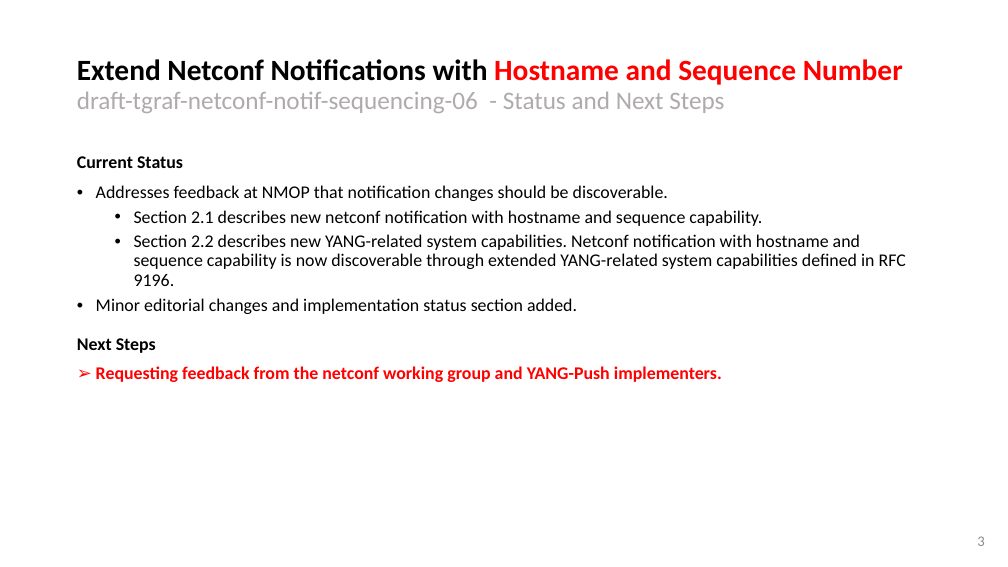
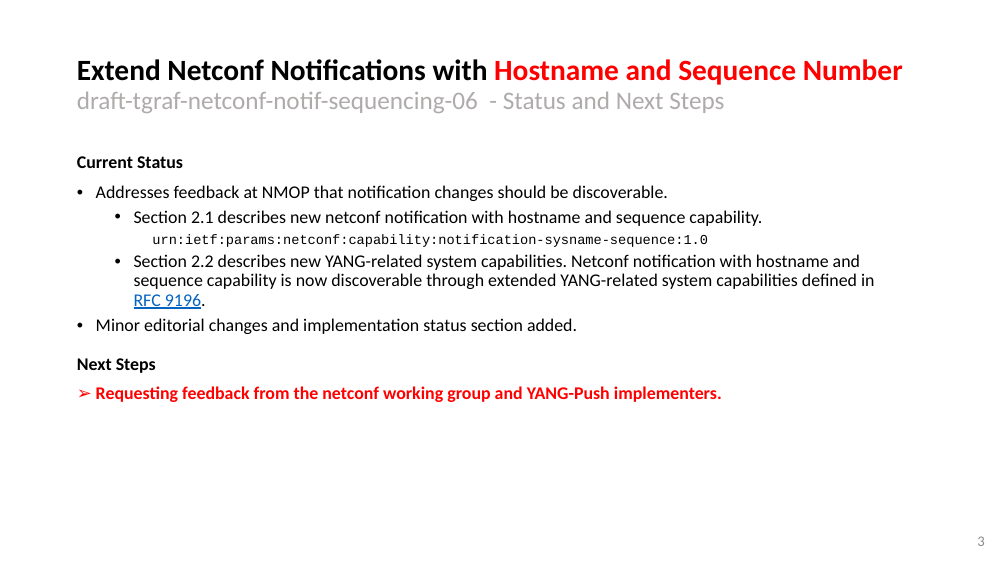
Before and after one commit to network-analytics/ietf-network-analytics-document-status, a slide deck: slide 3 of 120/NETCONF/draft-tgraf-netconf-notif-sequencing-06.pptx. Drawn at 1008x567 pixels with LibreOffice and Linux fonts; fonts in the diff are those of the drawing. Boxes give left, top, right and bottom in pixels: in the first picture for what was removed or moved away, otherwise in the second. Text is boxed around its words. In the diff, an @@ line names an element or a change of style, - is before the commit and + after.

```diff
--- a/120/NETCONF/draft-tgraf-netconf-notif-sequencing-06.pptx
+++ b/120/NETCONF/draft-tgraf-netconf-notif-sequencing-06.pptx
@@ text at (x1=152, y1=234, x2=708, y2=247): paragraph added @@
+    urn:ietf:params:netconf:capability:notification-sysname-sequence:1.0
@@ text at (x1=134, y1=254, x2=874, y2=309): text colour #000000 to #0563C1, underline on in "RFC 9196." @@
```
Also in this commit, not shown: 2 other slides changed, 3 other files.
